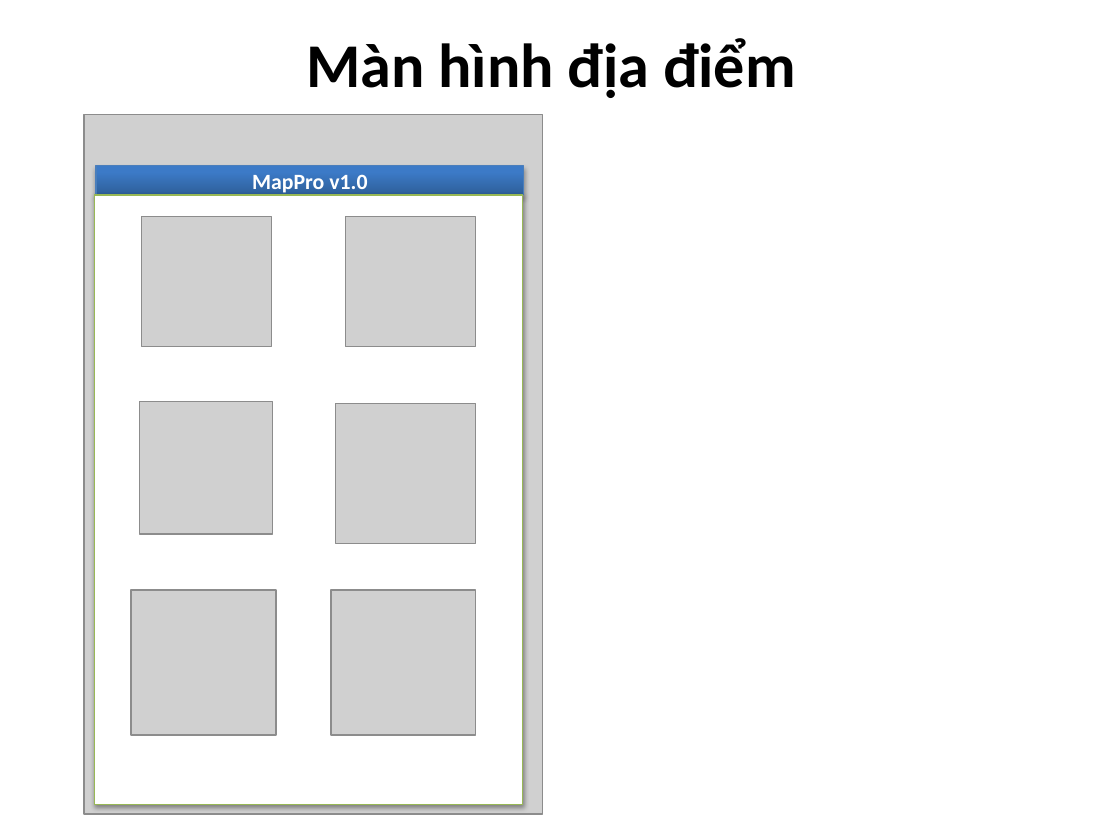
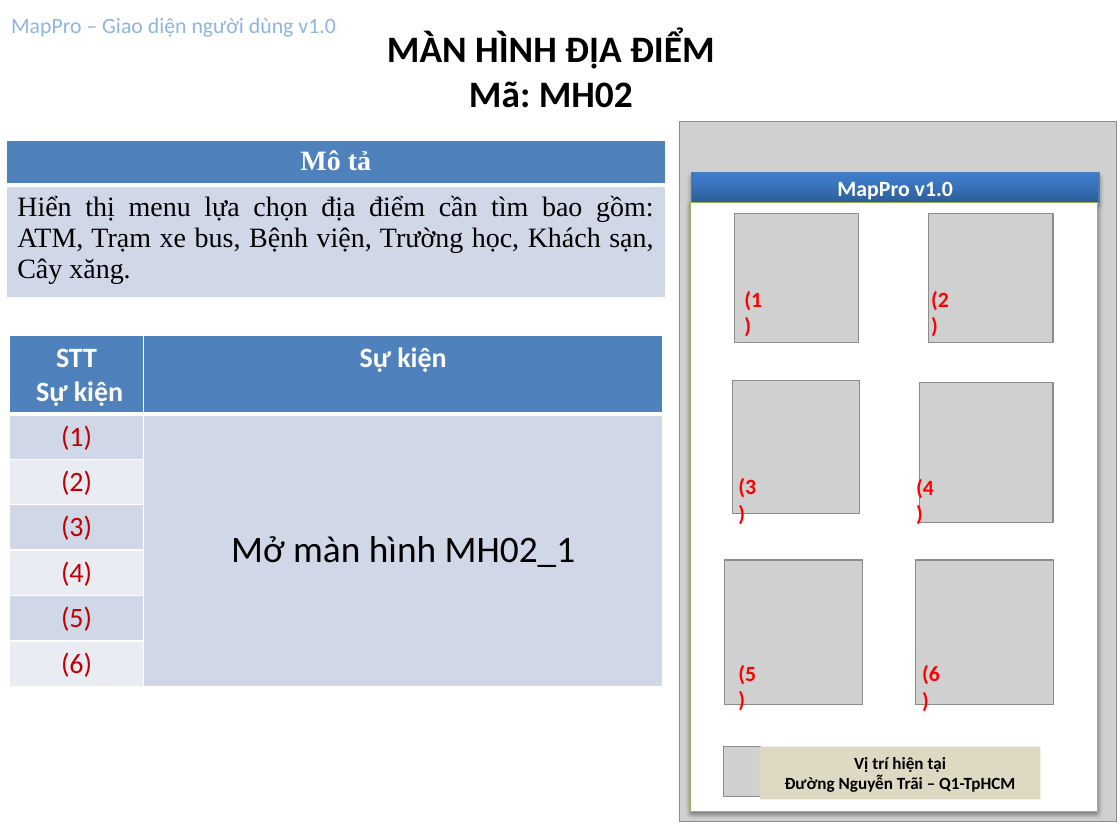
Before and after one commit to hungdien/google-map-api-and-map-on-android, a slide deck: slide 4 of Design/User Interface Design.pptx (slide 3 before the commit). Drawn at 1120x840 pixels with LibreOffice and Linux fonts; fonts in the diff are those of the drawing; grey boxes stand for pictures. Boxes give left, top, right and bottom in pixels: in the first picture for what was removed or moved away, otherwise in the second. Text is boxed around its words. In the diff, an @@ line names an element or a change of style, - is before the commit and + after.

```diff
--- a/Design/User Interface Design.pptx
+++ b/Design/User Interface Design.pptx
@@ text added at [11, 18, 335, 37], 14 pt, text #8EB4E3 @@
+MapPro – Giao diện người dùng v1.0
@@ text at [387, 31, 715, 108]: text changed; size 40 to 24 pt @@
-Màn hình địa điểm
+MÀN HÌNH ĐỊA ĐIỂM
+Mã: MH02
@@ table added at [6, 140, 665, 298], 2 rows, 1 columns @@
+Mô tả
+Hiển thị menu lựa chọn địa điểm cần tìm bao gồm: ATM, Trạm xe bus, Bệnh viện, Trường học, Khách sạn, Cây xăng.
@@ picture: place and size @@
-picture at [84, 114, 542, 814]
+picture at [680, 121, 1117, 821]
@@ rectangle "MapPro v1.0": place and size @@
-rectangle "MapPro v1.0" at [96, 166, 524, 195]
+rectangle "MapPro v1.0" at [691, 172, 1099, 202]
@@ rectangle: place and size @@
-rectangle at [95, 195, 523, 804]
+rectangle at [690, 203, 1098, 812]
@@ picture: place and size @@
-picture at [142, 217, 272, 347]
+picture at [735, 213, 858, 343]
@@ picture: place and size @@
-picture at [345, 217, 475, 347]
+picture at [928, 213, 1053, 343]
@@ table added at [9, 335, 662, 685], 7 rows, 2 columns @@
+STT / Sự kiện | Sự kiện
+(1) | Mở màn hình MH02_1
+(2) | 
+(3) | 
+(4) | 
+(5) | 
+(6) | 
@@ picture: place and size @@
-picture at [140, 401, 273, 534]
+picture at [732, 381, 859, 514]
@@ picture: place and size @@
-picture at [336, 403, 476, 543]
+picture at [920, 383, 1053, 523]
@@ picture: place and size @@
-picture at [131, 590, 276, 735]
+picture at [725, 560, 862, 704]
@@ picture: place and size @@
-picture at [332, 590, 476, 735]
+picture at [915, 560, 1053, 704]
@@ group added at [724, 291, 1039, 800]: 6 texts, 1 picture, 1 rectangle @@
+(1)
+(2)
+(3)
+(4)
+(5)
+(6)
+Vị trí hiện tại
+Đường Nguyễn Trãi – Q1-TpHCM
```
Also in this commit, not shown: 5 other slides changed, 5 slides added, 3 slides removed.
